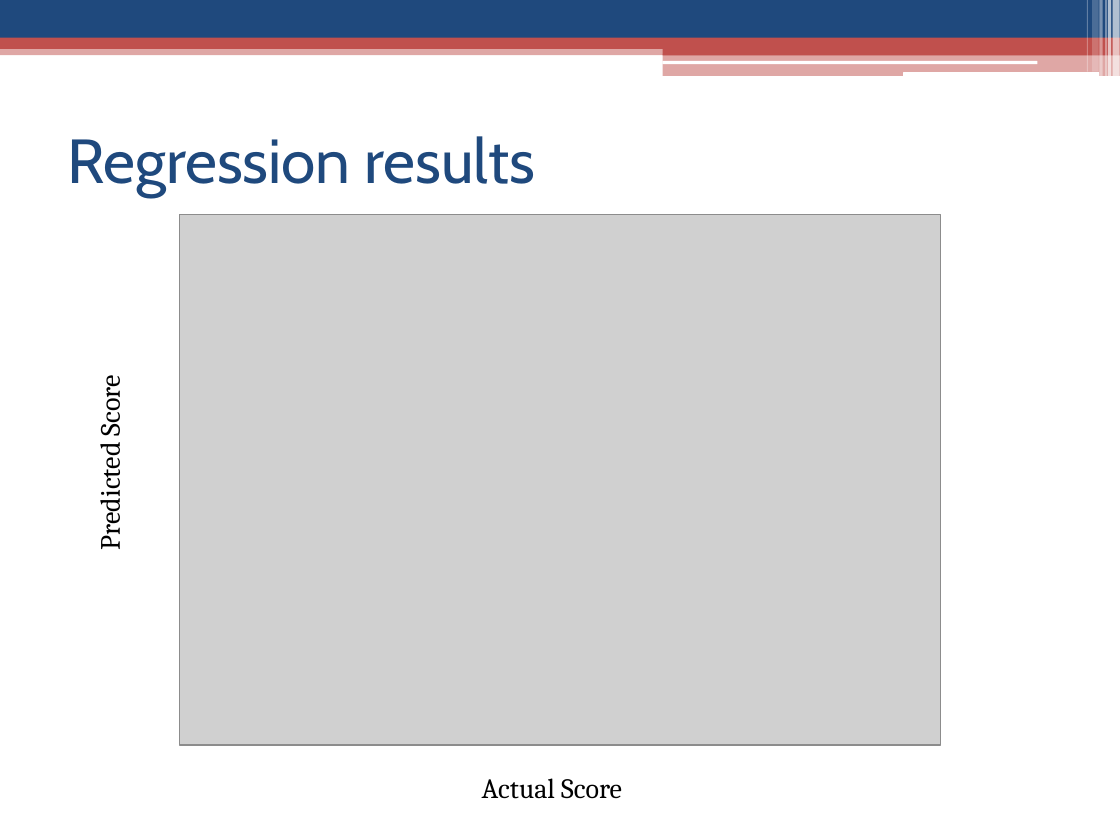
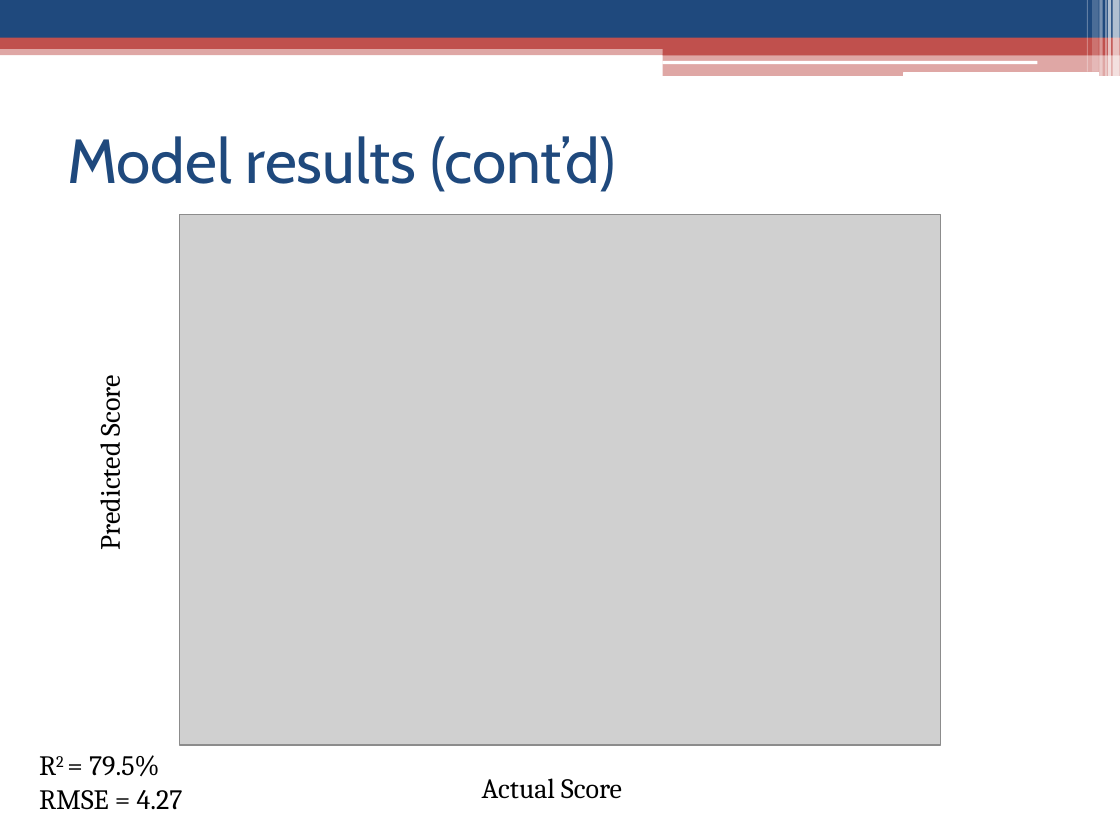
Before and after one commit to vyang91/DAT8, a slide deck: slide 12 of project/qb_projections/presentation.pptx (slide 10 before the commit). Drawn at 1120x840 pixels with LibreOffice and Linux fonts; fonts in the diff are those of the drawing; grey boxes stand for pictures. Boxes give left, top, right and bottom in pixels: in the first picture for what was removed or moved away, otherwise in the second. Text is boxed around its words. In the diff, an @@ line names an element or a change of style, - is before the commit and + after.

```diff
--- a/project/qb_projections/presentation.pptx
+++ b/project/qb_projections/presentation.pptx
@@ title at [67, 136, 616, 192]: text changed @@
-Regression results
+Model results (cont’d)
@@ text added at [39, 755, 183, 810], 18 pt, text #000000 @@
+R2 = 79.5%
+RMSE = 4.27
```
Also in this commit, not shown: 4 slides added, 1 slide removed, 10 other files.
